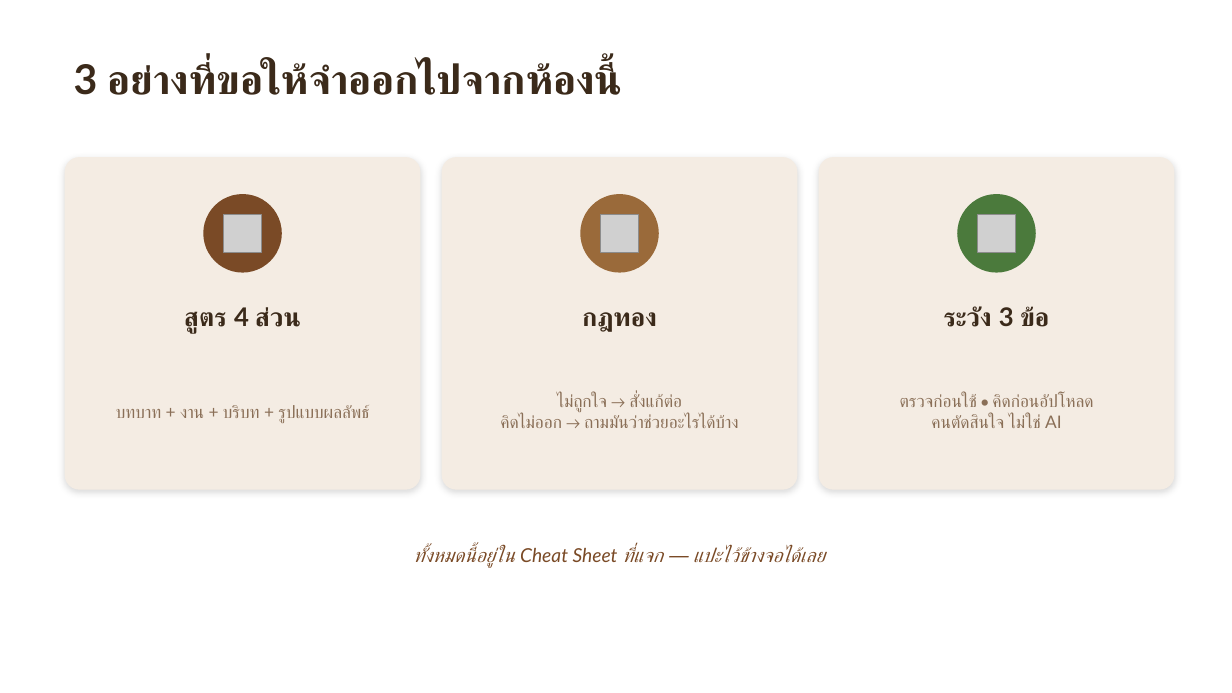
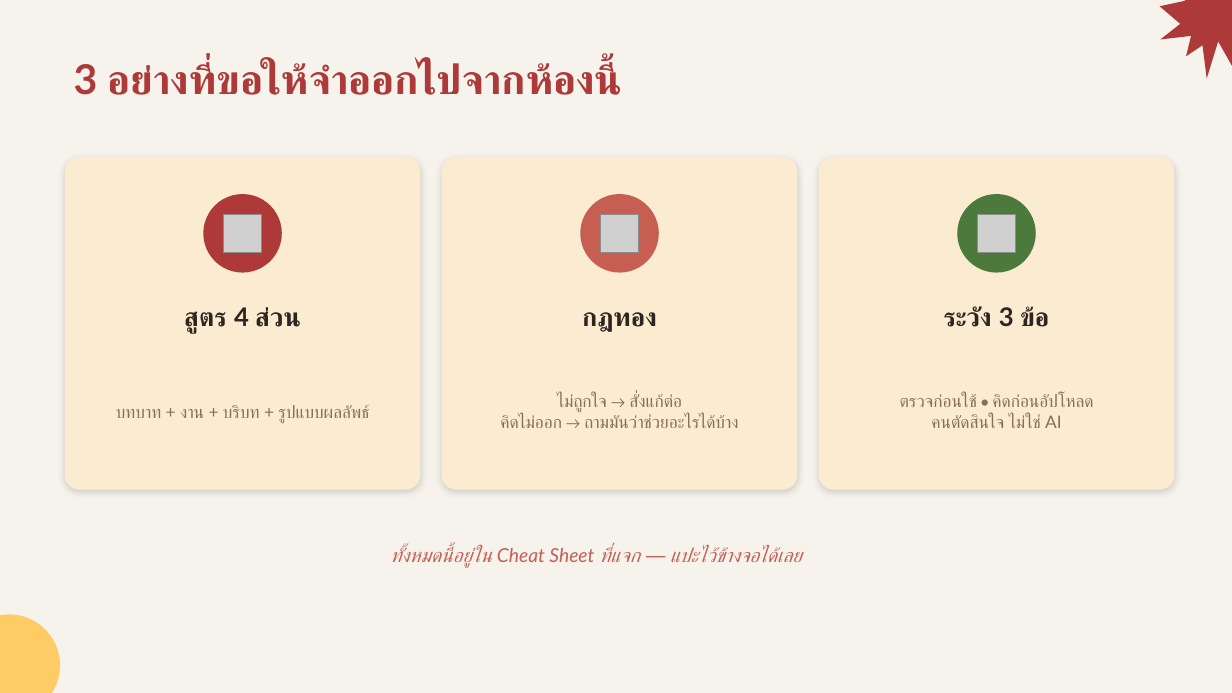
Before and after one commit to Bossjukkaphan/sookkaya-dashboard, a slide deck: slide 14 of claude-course/slides.pptx. Drawn at 1232x693 pixels with LibreOffice and Linux fonts; fonts in the diff are those of the drawing; grey boxes stand for pictures. Boxes give left, top, right and bottom in pixels: in the first picture for what was removed or moved away, otherwise in the second. Text is boxed around its words. In the diff, an @@ line names an element or a change of style, - is before the commit and + after.

```diff
--- a/claude-course/slides.pptx
+++ b/claude-course/slides.pptx
@@ background #FFFFFF to #F6F2EC @@
@@ irregular seal added at (1160,0,1232,79), fill #AD3A38 @@
@@ text "3 อย่างที่ขอให้จำออกไปจากห้องนี้" at (74,62,615,95): text colour #3B2A1A to #AD3A38 @@
@@ fill #F4ECE3 to #FBEBD0 in 3 elements at (442,157,798,490), (819,157,1175,490), (65,157,421,490) @@
@@ ellipse at (203,194,282,273): fill #7A4A26 to #AD3A38 @@
@@ ellipse at (580,194,659,273): fill #9A6A3A to #C65E52 @@
@@ text colour #3B2A1A to #2E2420 in 3 elements at (184,307,301,334), (582,312,657,332), (944,307,1049,327) @@
@@ text "ทั้งหมดนี้อยู่ใน Cheat Sheet ที่แจก — ..." at (390,546,802,568): text colour #7A4A26 to #C65E52 @@
@@ ellipse added at (0,615,60,693), fill #FFCB64 @@
```
Also in this commit, not shown: 14 other slides changed.
